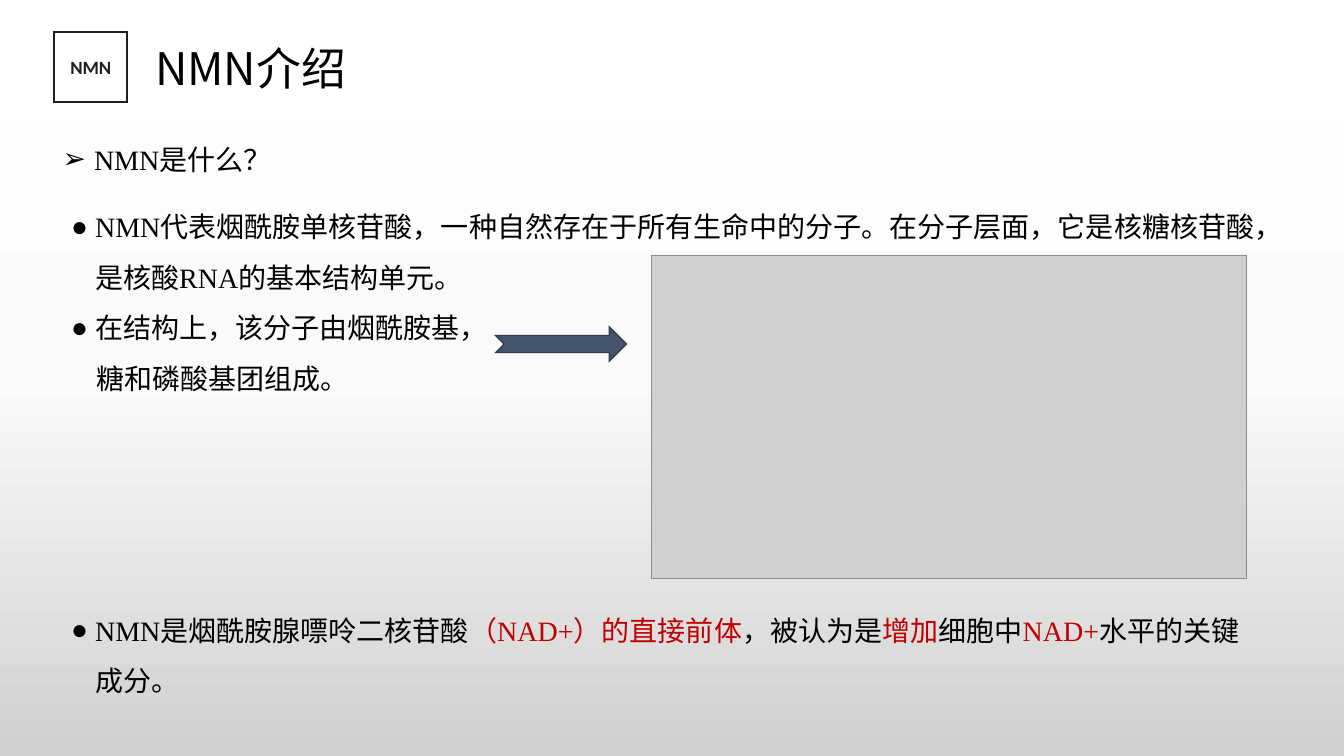
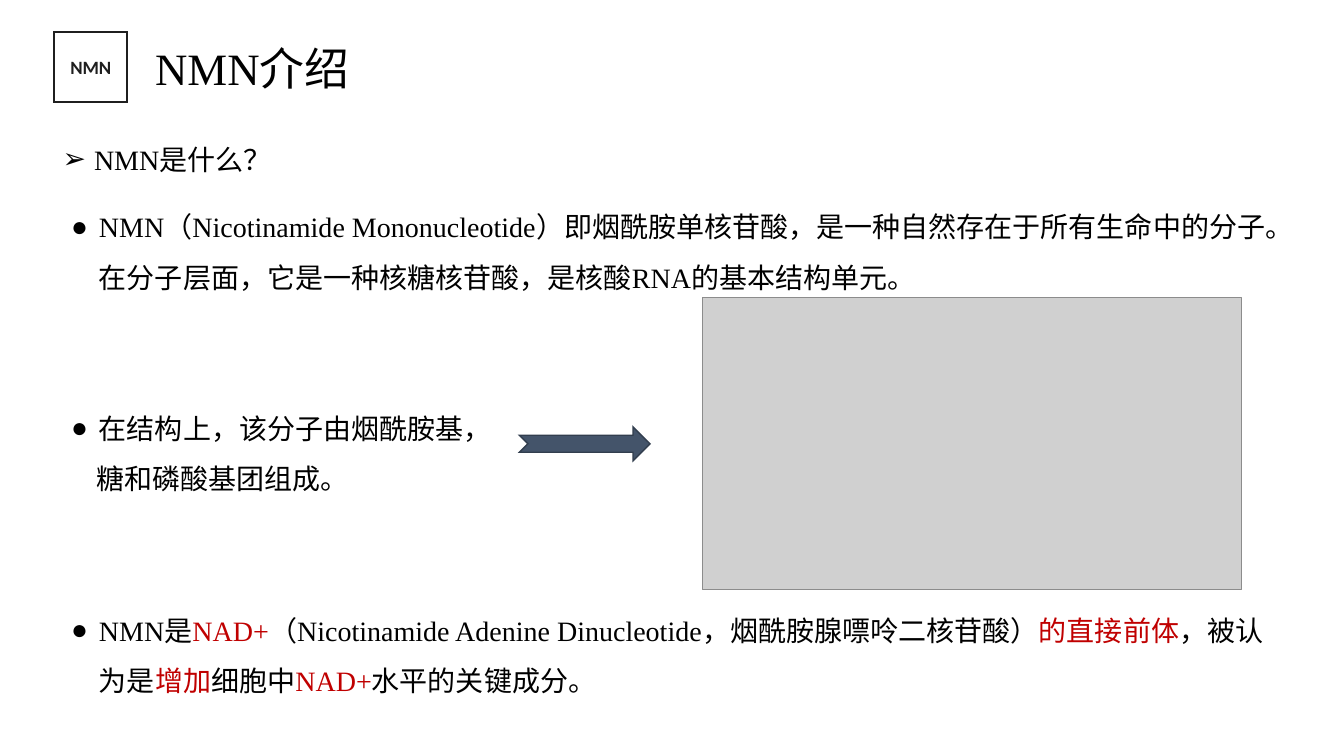
Before and after one commit to JuXue54/blockchain, a slide deck: slide 3 of temp/NMN商业计划书2.pptx. Drawn at 1344x756 pixels with LibreOffice and Linux fonts; fonts in the diff are those of the drawing; grey boxes stand for pictures; background and template pictures are left out. Boxes give left, top, right and bottom in pixels: in the first picture for what was removed or moved away, otherwise in the second. Text is boxed around its words. In the diff, an @@ line names an element or a change of style, - is before the commit and + after.

```diff
--- a/temp/NMN商业计划书2.pptx
+++ b/temp/NMN商业计划书2.pptx
@@ background gradient #FFFFFF to #FBFBFB to #D1D1D1 to #FFFFFF @@
@@ text "NMN介绍" at box(155, 51, 349, 89): font Noto Sans CJK SC to Times New Roman @@
@@ text at box(99, 216, 1293, 291): text changed @@
-● NMN代表烟酰胺单核苷酸，一种自然存在于所有生命中的分子。在分子层面，它是核糖核苷酸，是核酸RNA的基本结构单元。
+● NMN（Nicotinamide Mononucleotide）即烟酰胺单核苷酸，是一种自然存在于所有生命中的分子。在分子层面，它是一种核糖核苷酸，是核酸RNA的基本结构单元。
@@ picture: place and size @@
-picture at box(651, 256, 1246, 579)
+picture at box(703, 297, 1242, 590)
@@ text at box(96, 415, 492, 492): indent changed @@
@@ notched right arrow: place and size @@
-notched right arrow at box(496, 327, 627, 361)
+notched right arrow at box(519, 426, 650, 461)
@@ text at box(99, 619, 1263, 694): text changed @@
-● NMN是烟酰胺腺嘌呤二核苷酸（NAD+）的直接前体，被认为是增加细胞中NAD+水平的关键成分。
+● NMN是NAD+（Nicotinamide Adenine Dinucleotide，烟酰胺腺嘌呤二核苷酸）的直接前体，被认为是增加细胞中NAD+水平的关键成分。
```
Also in this commit, not shown: 23 other slides changed, 2 slides added, 2 slides removed.
